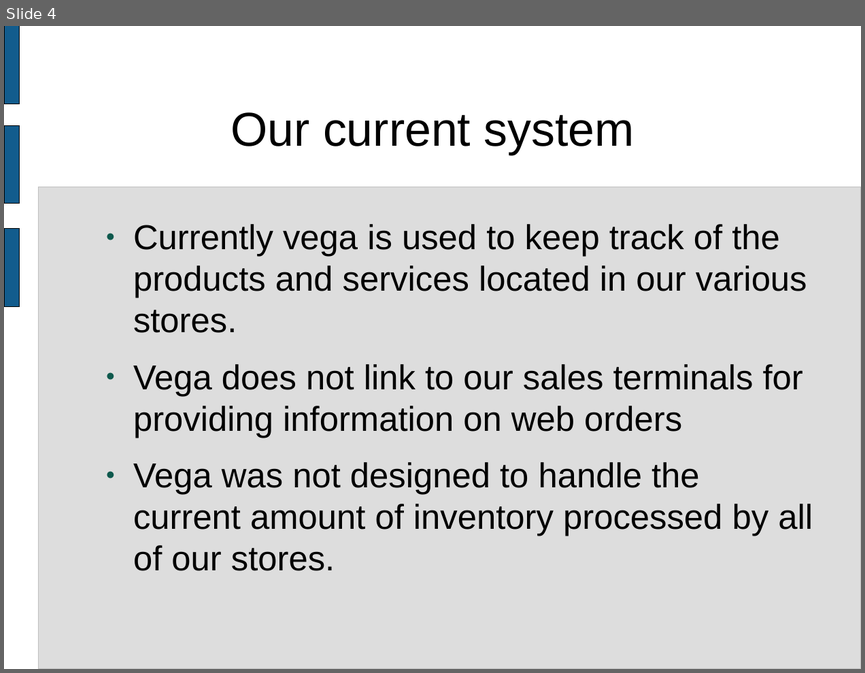
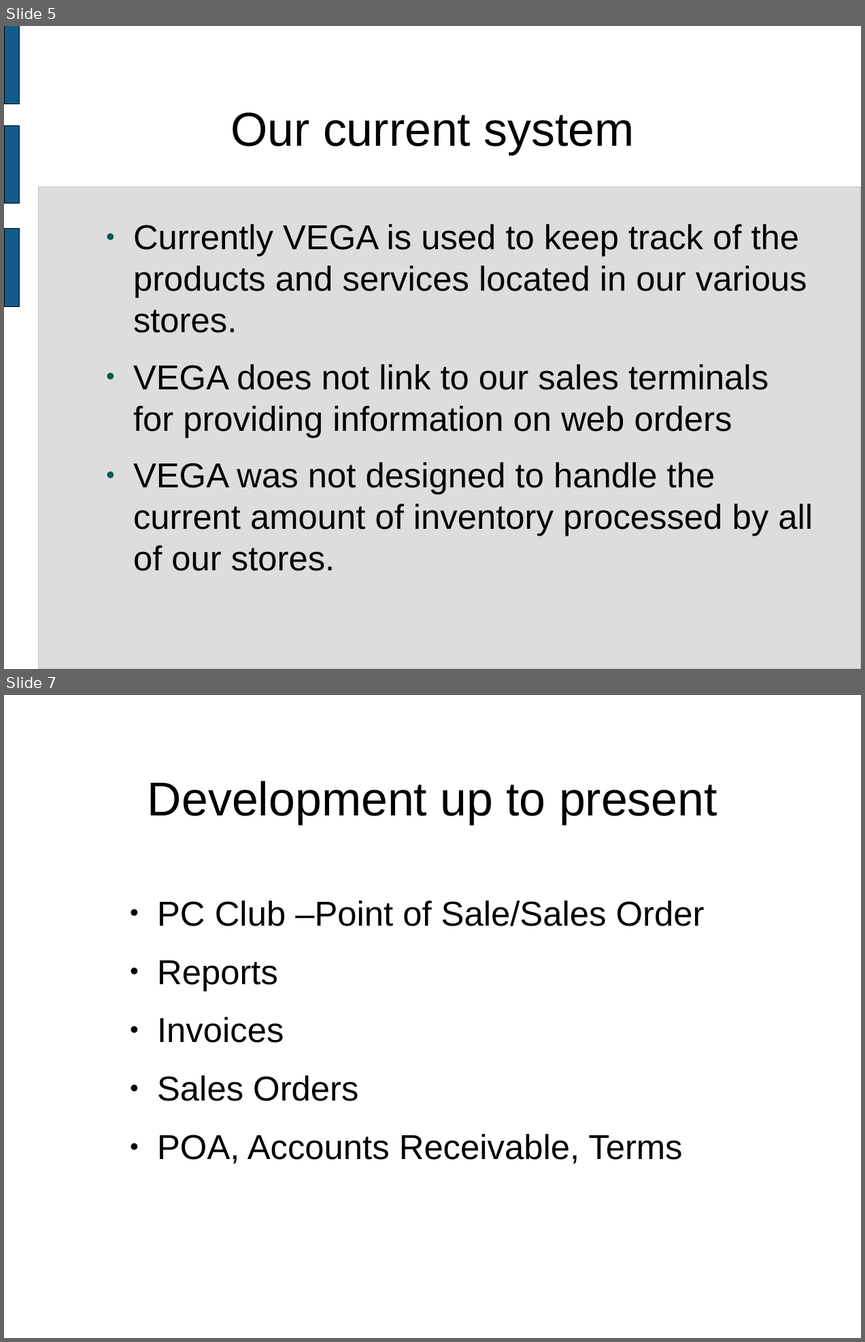
Before and after one commit to wgrand08/tether, a slide deck: trunk/schoolwork/final_presentation.odp. Shown one above the other, each under a label of ours: slide 4 before the commit, slides 5 and 7 after it; the slides between them are not shown. The pictures are 865x673 and 865x1342 pixels, drawn with LibreOffice and Linux fonts; fonts in the diff are those of the drawing. Boxes give left, top, right and bottom in pixels: in the first picture for what was removed or moved away, otherwise in the second. Text is boxed around its words. In the diff, an @@ line names an element or a change of style, - is before the commit and + after.

```diff
--- a/trunk/schoolwork/final_presentation.odp
+++ b/trunk/schoolwork/final_presentation.odp
@@ slide 7 added at <box>4,695,861,1338</box>, background #FFFFFF @@
@@ title added at <box>147,781,717,825</box>, 44 pt, text #000000 @@
+Development up to present
@@ text added at <box>157,900,704,1164</box>, 32 pt, text #000000 @@
+● PC Club –Point of Sale/Sales Order
+● Reports
+● Invoices
+● Sales Orders
+● POA, Accounts Receivable, Terms
@@ what was slide 4 is now slide 5 @@
@@ slide 5 changed as well @@
@@ text at <box>133,224,813,571</box>: text changed @@
-● Currently vega is used to keep track of the products and services located in our various stores.
-● Vega does not link to our sales terminals for providing information on web orders
-● Vega was not designed to handle the current amount of inventory processed by all of our stores.
+● Currently VEGA is used to keep track of the products and services located in our various stores.
+● VEGA does not link to our sales terminals for providing information on web orders
+● VEGA was not designed to handle the current amount of inventory processed by all of our stores.
```
Also in this commit, not shown: 4 other slides changed, 6 other slides added, 2 slides removed, 1 other file.
